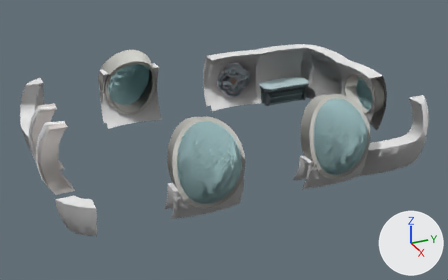
One commit to the glTF model www/models/lba2/iso_scenes/119.glb: the scene before it, then after it.
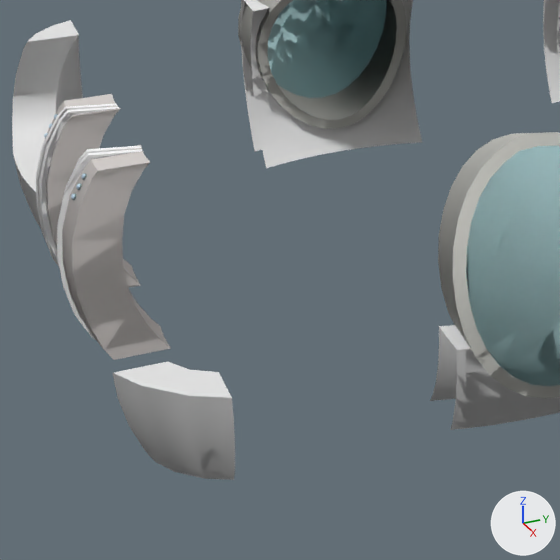
There are two pictures of each version: one whole from a camera (50 mm lens) standing at (45.06, -29.06, 18.0) and looking at (11.79, -14.09, 1.37), one close up on the part from 4% to 47% of the width and 25% to 94% of the height. Lighting does not change. The marker at lower right points along +X, +Y and +Z. Where no turn or scale is listed for an object, it has been applied to the vertices. Vertices at the same position are counted once.

The first close-up shows 'colored', 'textured_51c720184e9b89eb', 'textured_e409904b42712040', 'transparent_2', 'transparent_3', 'transparent_4', 'transparent_5'.
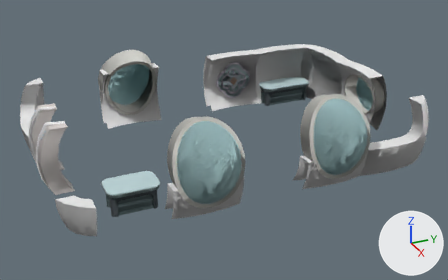
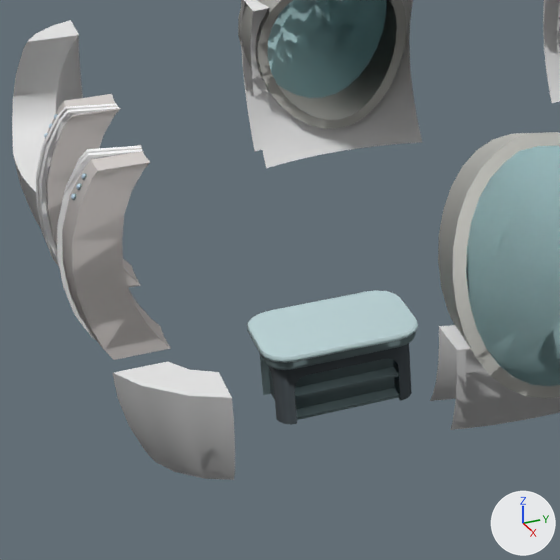
Boxes [x1, y1, x2, y2] around the edits, measured in the close-ups (560 x 560 px):
'colored', reshaped: before [36, 0, 560, 398]; after [36, 0, 560, 424]
part 1 of me_mesh_0, added: after [247, 291, 418, 424]

Edits to the bpy script that builds the scene:
```text
Change me_mesh_0:
    used by ob_colored; location = (0.0, 0.0, 0.0)
    remove me_mesh_0.from_pydata(...)  # 4242 vertices, 8001 faces; spans x 3.1..18.9, y -25.9..-2.2, z 0.5..5.8
    add me_mesh_0.from_pydata(...)  # 4719 vertices, 8921 faces; spans x 3.1..18.9, y -25.9..-2.2, z 0.5..5.8
    me_mesh_0 part 1: a new loose piece of 477 vertices spanning x 15.0..17.0, y -23.0..-20.0, z 0.5..2.0, in mat_material_0
```
